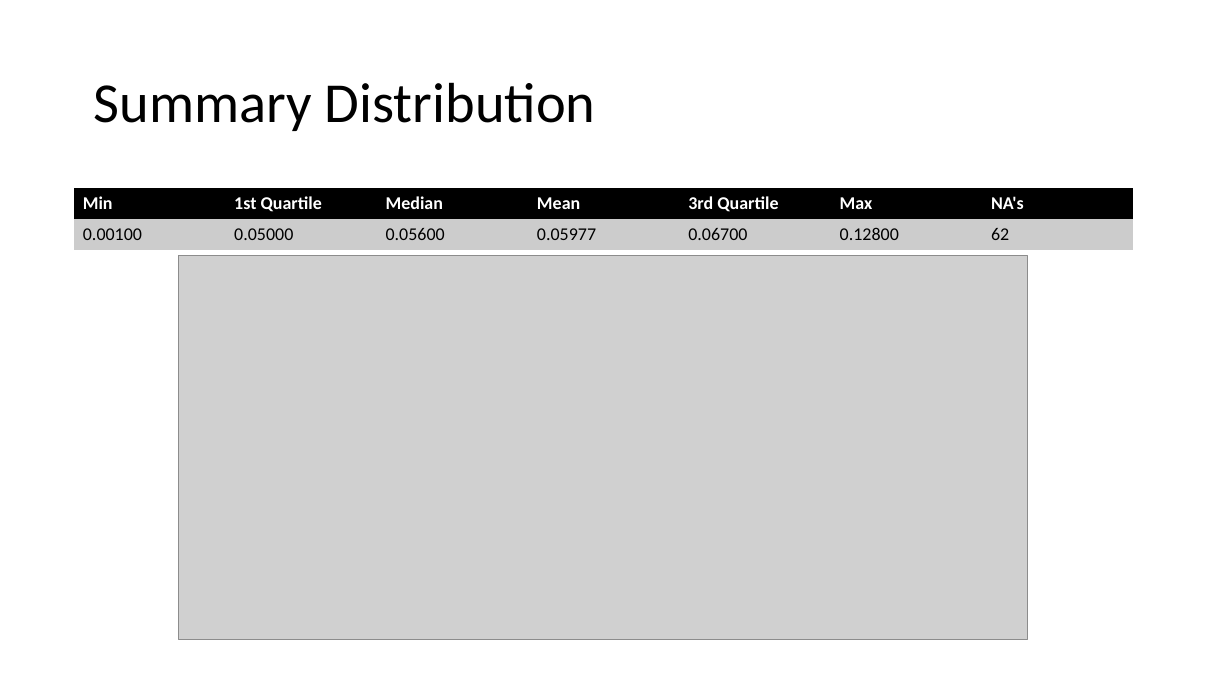
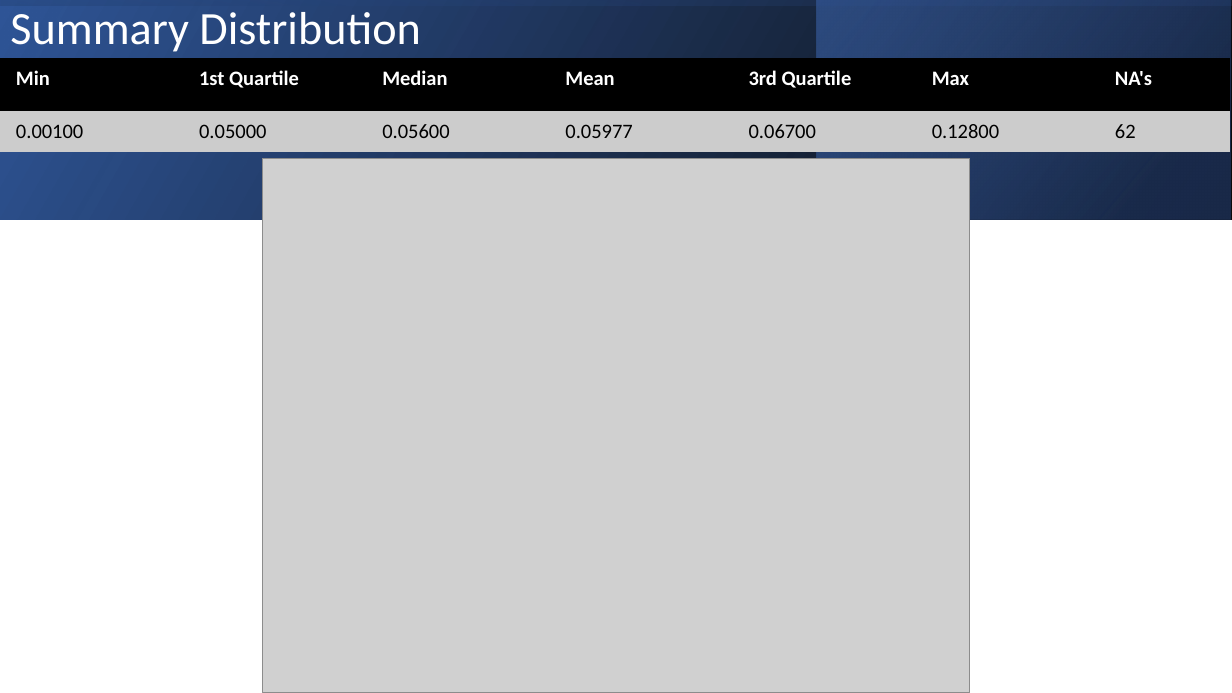
Before and after one commit to nelson4401/Craft_Beers_and_Breweries, a slide deck: slide 8 of EDA_Beer_and_Brews-Case_Study1.pptx (slide 7 before the commit). Drawn at 1232x693 pixels with LibreOffice and Linux fonts; fonts in the diff are those of the drawing; grey boxes stand for pictures. Boxes give left, top, right and bottom in pixels: in the first picture for what was removed or moved away, otherwise in the second. Text is boxed around its words. In the diff, an @@ line names an element or a change of style, - is before the commit and + after.

```diff
--- a/EDA_Beer_and_Brews-Case_Study1.pptx
+++ b/EDA_Beer_and_Brews-Case_Study1.pptx
@@ rectangle added at [0,0,1232,219], fill gradient #000000 to #2F5597 @@
@@ rectangle added at [0,0,1232,219], fill gradient #2F5597 to #000000 @@
@@ title "Summary Distribution": place and size @@
-title "Summary Distribution" at [94,82,596,131]
+title "Summary Distribution" at [10,12,420,52]
@@ title "Summary Distribution" at [10,12,420,52]: size 44 to 36 pt, text colour #000000 to #FFFFFF @@
@@ rectangle added at [817,0,1231,219], fill gradient #203864 to #4472C4 @@
@@ table at [0,58,1228,152] @@
@@ size 14 to 16 pt @@
@@ table: place and size @@
-table at [74,189,1135,250]
+table at [0,58,1228,152]
@@ picture: place and size @@
-picture at [178,256,1027,640]
+picture at [262,158,970,693]
```
Also in this commit, not shown: 5 other slides changed, 3 slides added, 2 slides removed.
